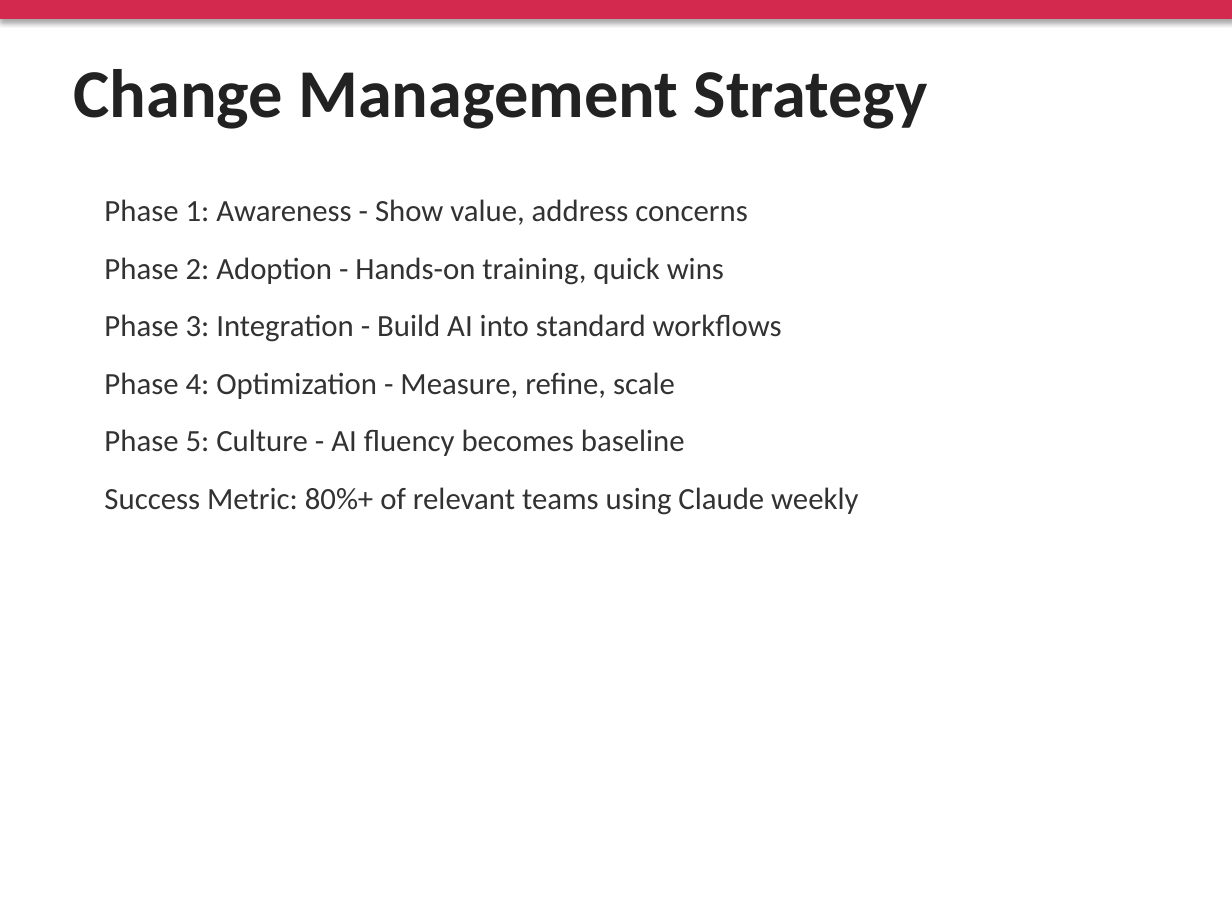
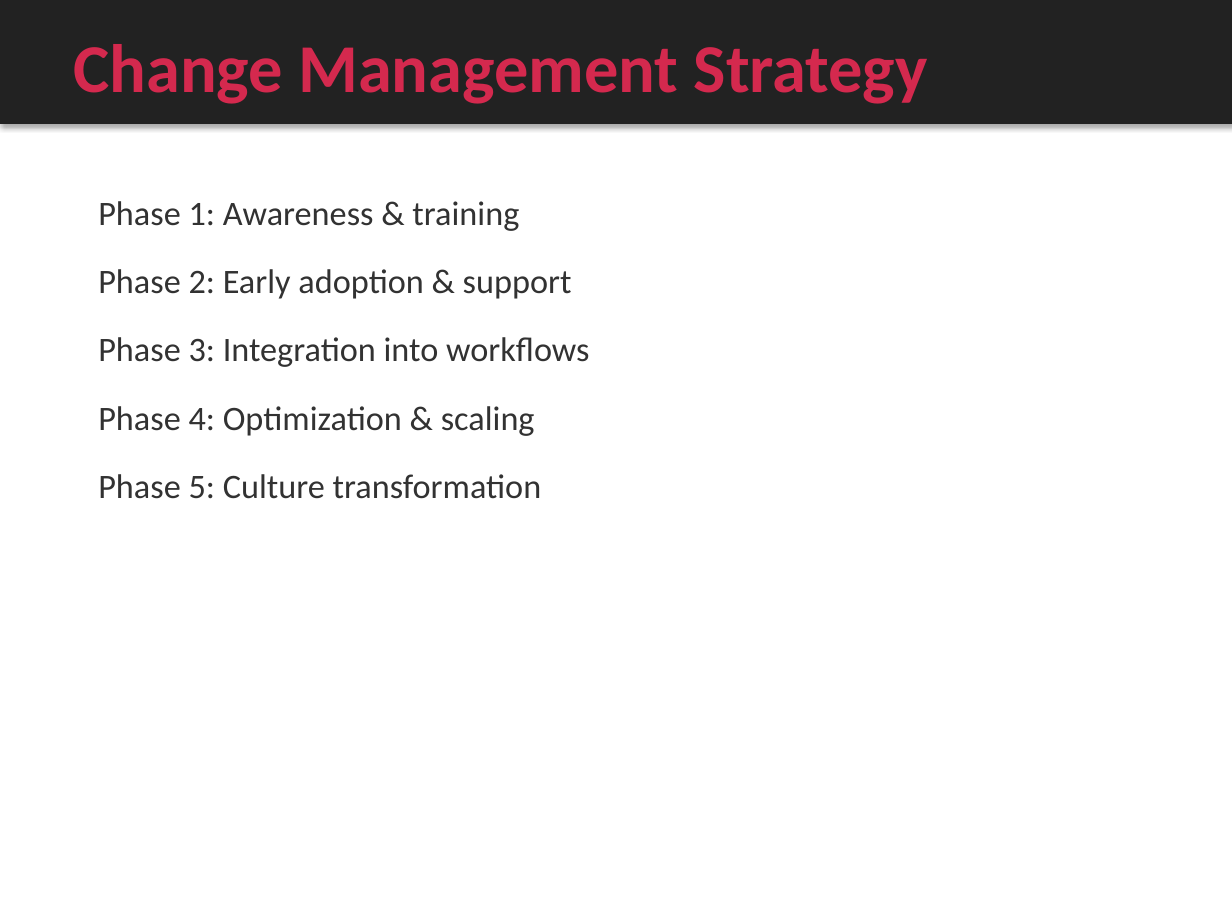
Before and after one commit to biswajitdas793-del/Self, a slide deck: slide 84 of training-program/presentation/Claude_AI_Training_Program.pptx (slide 97 before the commit). Drawn at 1232x924 pixels with LibreOffice and Linux fonts; fonts in the diff are those of the drawing. Boxes give left, top, right and bottom in pixels: in the first picture for what was removed or moved away, otherwise in the second. Text is boxed around its words. In the diff, an @@ line names an element or a change of style, - is before the commit and + after.

```diff
--- a/training-program/presentation/Claude_AI_Training_Program.pptx
+++ b/training-program/presentation/Claude_AI_Training_Program.pptx
@@ rectangle: place and size @@
-rectangle at (0,0,1232,18)
+rectangle at (0,0,1232,123)
@@ rectangle at (0,0,1232,123): fill #D4294E to #222222; outline #D4294E 0.75 pt to #222222 0.75 pt @@
@@ text "Change Management Strategy": place and size @@
-text "Change Management Strategy" at (74,69,928,129)
+text "Change Management Strategy" at (74,44,928,104)
@@ text "Change Management Strategy" at (74,44,928,104): text colour #222222 to #D4294E @@
@@ text at (98,201,589,499): text changed; size 18 to 20 pt @@
-Phase 1: Awareness - Show value, address concerns
-Phase 2: Adoption - Hands-on training, quick wins
-Phase 3: Integration - Build AI into standard workflows
-Phase 4: Optimization - Measure, refine, scale
-Phase 5: Culture - AI fluency becomes baseline
-Success Metric: 80%+ of relevant teams using Claude weekly
+Phase 1: Awareness & training
+Phase 2: Early adoption & support
+Phase 3: Integration into workflows
+Phase 4: Optimization & scaling
+Phase 5: Culture transformation
```
Also in this commit, not shown: 5 other slides changed, 92 slides added, 111 slides removed, 1 other file.
